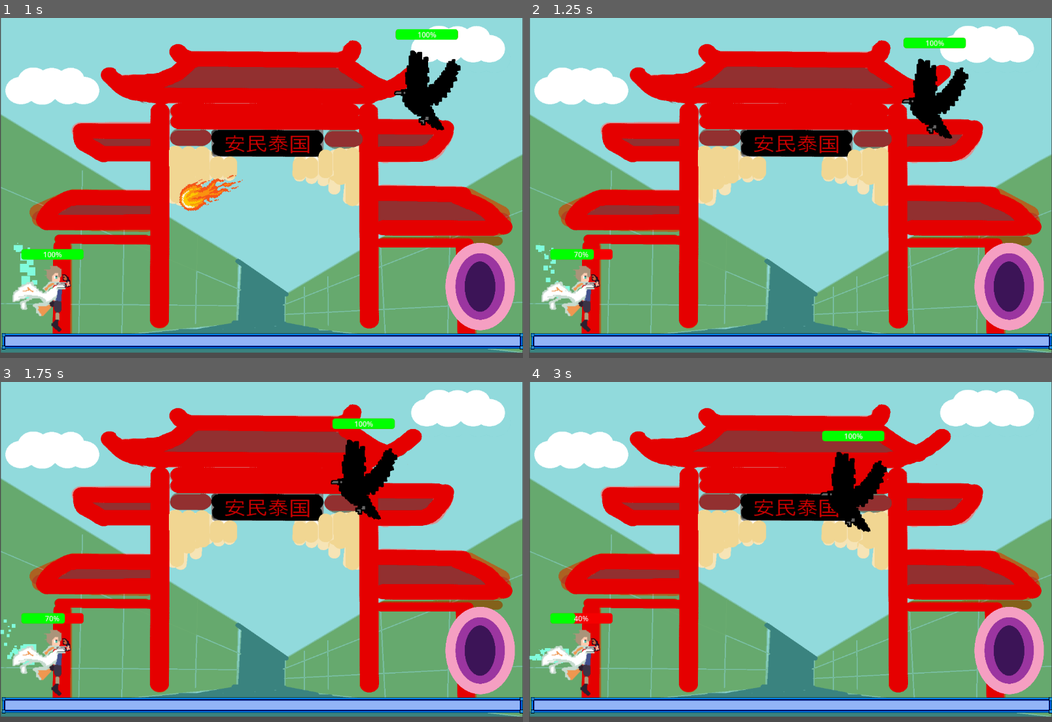
Above: before the commit, frames 1-4 (two rows, left to right).
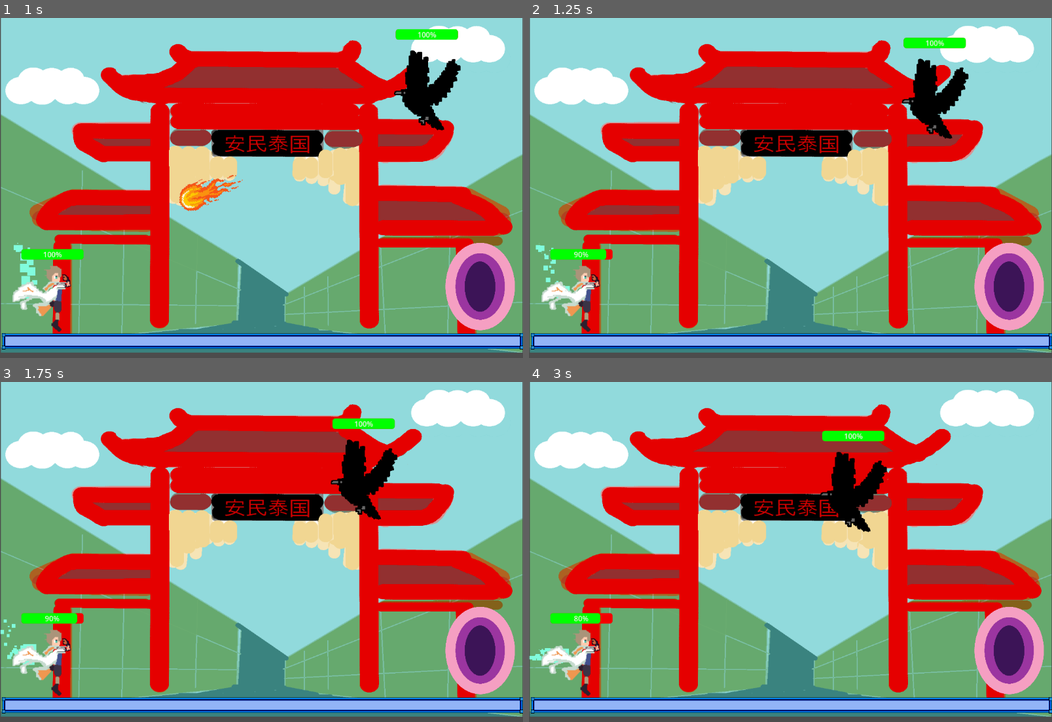
Above: after the commit, the same moments.

Repository: jwang5-dot/12-DT-Project
Game: Godot game, scene res://scene/mainmenu.tscn
Two runs of this game, one before a commit and one after it. Both use one fixed random seed, a clock stepped at 60 frames per second and the inputs below.
Inputs (mouse positions are in pixels of both pictures, inside the frame that each line leads up to):
- Up to frame 1 (1 s): click "PLAY" at 0.5 s
- Up to frame 2 (1.25 s): no input
- Up to frame 3 (1.75 s): tap Enter (ui_accept) at 1.25, 1.52 s; move the mouse to (376, 535) at 1.27 s; hold Right (ui_right) from 1.28 s (still down)
- Up to frame 4 (3 s): move the mouse to (685, 569) at 2.02 s; tap Enter (ui_accept) at 2.27 s; move the mouse to (842, 477) at 2.77 s; release Right (ui_right) at 2.78 s; hold Left (ui_left) from 2.78 s (still down)

Frame 1 is identical in both runs. In frame 2, less than 0.1% of the frame differs, in the area x 8-15%, y 67-72%; in frame 3, less than 0.1%; in frame 4, 0.2%, in the area x 8-14%, y 67-72%.

Commit message:
Enemy damage based off of level

Diff:
--- a/assessment-game/scripts/enemy.gd
+++ b/assessment-game/scripts/enemy.gd
@@ -80,6 +80,7 @@
 		return
 
 	var bullet = bullet_scene.instantiate()
+	bullet.damage = 10
 	print("Bullet created:", bullet)
 
 	bullet.global_position = bullet_spawn.global_position
--- a/assessment-game/scripts/enemy_bullet.gd
+++ b/assessment-game/scripts/enemy_bullet.gd
@@ -1,13 +1,14 @@
 extends Area2D
 
 var speed: float = 1500
+var damage: int = 10
 
 func _process(delta: float) -> void:
 	move_local_x(speed * delta)
 
 func _on_body_entered(body: Node2D) -> void:
 	if body is Player_1:
-		body.take_damage()
+		body.take_damage(damage)
 		queue_free()
 
 func _on_visible_on_screen_notifier_2d_screen_exited() -> void:
--- a/assessment-game/scripts/enemy_rc.gd
+++ b/assessment-game/scripts/enemy_rc.gd
@@ -80,6 +80,7 @@
 		return
 
 	var bullet = bullet_scene.instantiate()
+	bullet.damage = 30
 	print("Bullet created:", bullet)
 
 	bullet.global_position = bullet_spawn.global_position
--- a/assessment-game/scripts/player_1.gd
+++ b/assessment-game/scripts/player_1.gd
@@ -81,9 +81,9 @@
 	await get_tree().create_timer(0.2).timeout
 	can_shoot = true
 
-func take_damage() -> void:
-	if health > 1:
-		health -= 30
+func take_damage(amount: int) -> void:
+	if health > amount:
+		health -= amount
 		health_ui.value = health
 	else:
 		get_tree().reload_current_scene()
